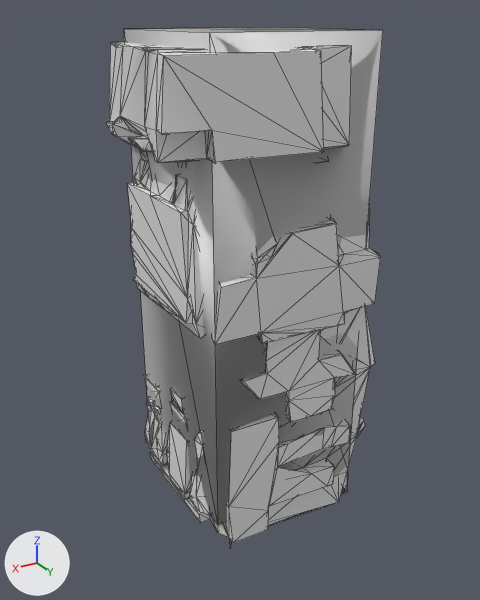
Before and after pictures for a commit that changed the OBJ model src/main/resources/assets/kn8/meshes/suit/mk1/left_leg.obj.
Both versions are drawn from a 50 mm camera at (0.576, 0.937, 0.79) aimed at (0.021, 0.013, 0.328). Arrows for +X, +Y and +Z are at lower left; the lights stay in place. The older version comes first. Mesh edges are drawn as thin lines. Where no turn or scale is listed for an object, it has been applied to the vertices. Vertices at exactly the same position are counted once.

The first picture shows 'left_leg'.
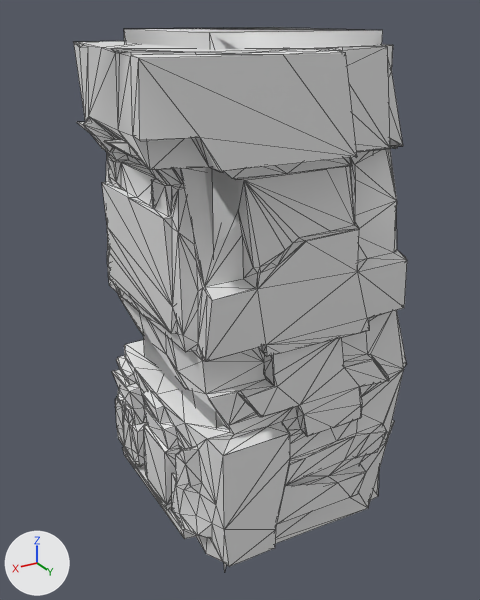
What differs and where, as boxes [x1, y1, x2, y2] in the pictures (480 x 600 px; the box of a moved part takes in the faces that stretch with it):
'left_leg', reshaped (21% wider): before [107, 27, 383, 547]; after [74, 27, 407, 572]
part 1 of me_left_leg, rebuilt (21% wider): before [107, 42, 381, 547]; after [74, 41, 407, 572]
part 2 of me_left_leg, moved or reshaped: [165, 27, 353, 30] in both

The change in detail:
me_left_leg is used by ob_left_leg; location (0.0, 0.0, 0.0).
Verts and faces of me_left_leg; kept vertices keep their numbers, new ones are numbered from 946.
Before the commit, vertices of me_left_leg: 939 (-0.144, 0.144, 0.769) at pixel (382, 30), 940 (-0.144, -0.144, 0.769) at pixel (273, 27), 944 (0.144, -0.144, 0.769) at pixel (123, 28).
me_left_leg had 946 vertices, 1880 faces and spanned x -0.214..0.23, y -0.172..0.197, z -0.081..0.769.
me_left_leg now has 941 vertices, 1835 faces and spans x -0.26..0.272, y -0.219..0.248, z -0.081..0.769.
me_left_leg part 1: the loose piece of 938 vertices spanning x -0.214..0.23, y -0.172..0.197, z -0.081..0.75 is rebuilt with 933 vertices and now spans x -0.26..0.272, y -0.219..0.248, z -0.081..0.75.
Part 2, on me_left_leg:
Faces deleted: (939, 944, 940).
New faces: (939, 940, 944).
Other edits to the shape of me_left_leg do not show in these pictures.
